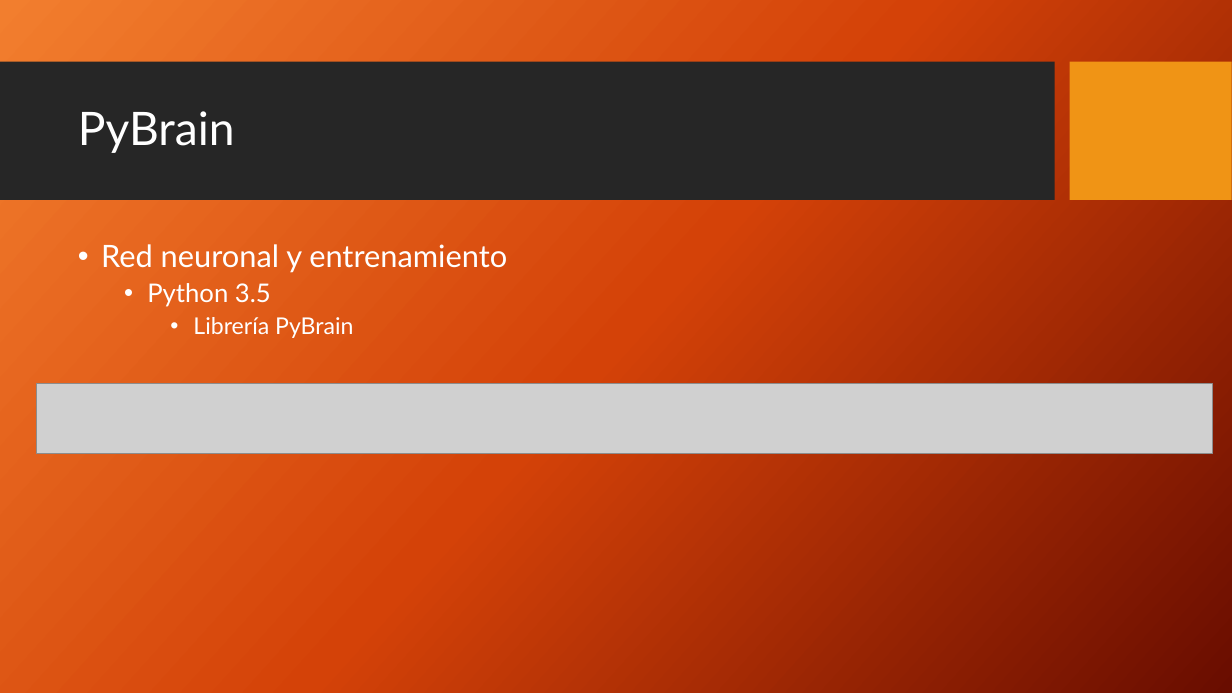
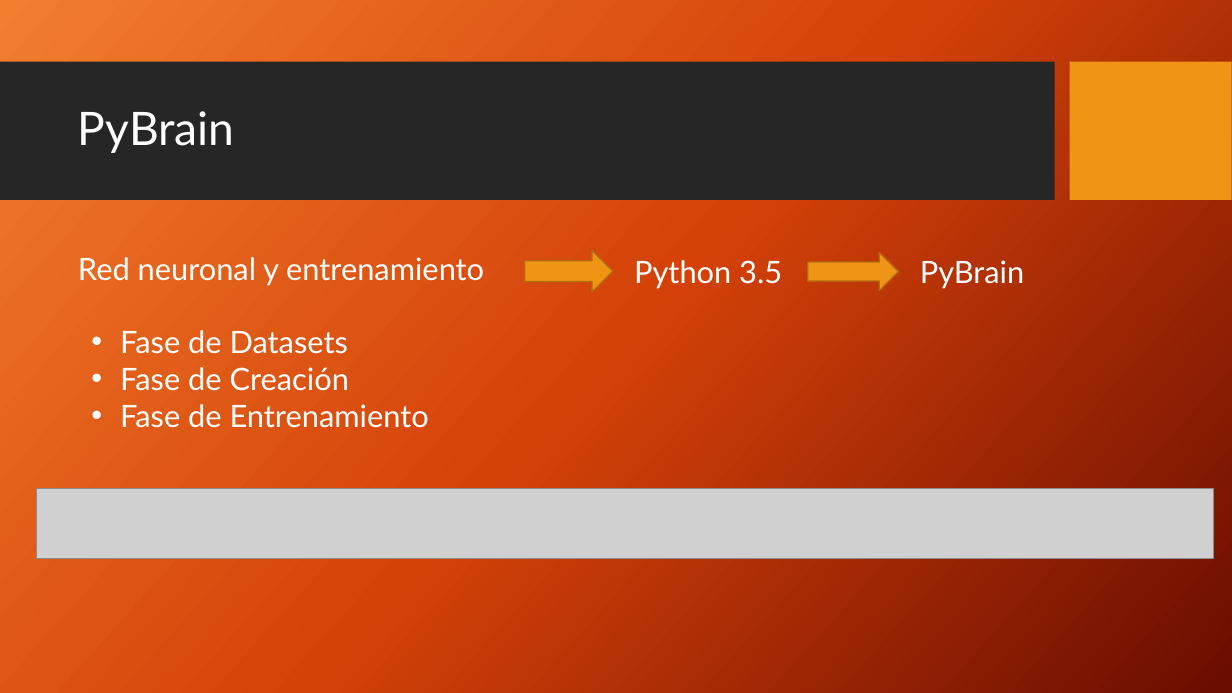
Before and after one commit to etsiiull/medicalpybrain, a slide deck: slide 9 of Informes/[Presentación]Detección de cáncer mediante redes neuronales artificiales.pptx (slide 7 before the commit). Drawn at 1232x693 pixels with LibreOffice and Linux fonts; fonts in the diff are those of the drawing; grey boxes stand for pictures; background and template pictures are left out. Boxes give left, top, right and bottom in pixels: in the first picture for what was removed or moved away, otherwise in the second. Text is boxed around its words. In the diff, an @@ line names an element or a change of style, - is before the commit and + after.

Commit message:
Presentation Update 1.0

```diff
--- a/Informes/[Presentación]Detección de cáncer mediante redes neuronales artificiales.pptx
+++ b/Informes/[Presentación]Detección de cáncer mediante redes neuronales artificiales.pptx
@@ text "Red neuronal y entrenamiento": place and size @@
-text "Red neuronal y entrenamiento" at bbox=[101, 244, 507, 338]
+text "Red neuronal y entrenamiento" at bbox=[78, 257, 484, 286]
@@ text "Red neuronal y entrenamiento" at bbox=[78, 257, 484, 286]: bullet • to none @@
@@ right arrow added at bbox=[525, 250, 613, 292], fill #F09415, outline #B26D10 1 pt @@
@@ text added at bbox=[634, 260, 782, 289], 24 pt, text #FFFFFF @@
+Python 3.5
@@ right arrow added at bbox=[808, 252, 898, 290], fill #F09415, outline #B26D10 1 pt @@
@@ text added at bbox=[920, 260, 1024, 289], 24 pt, text #FFFFFF @@
+PyBrain
@@ text at bbox=[147, 283, 353, 338]: paragraphs removed @@
-  • Python 3.5
-    • Librería PyBrain
@@ text added at bbox=[120, 330, 429, 428], 24 pt, text #FFFFFF @@
+• Fase de Datasets
+• Fase de Creación
+• Fase de Entrenamiento
@@ picture: place and size @@
-picture at bbox=[36, 384, 1213, 453]
+picture at bbox=[37, 489, 1214, 558]
```
Also in this commit, not shown: 11 other slides changed, 7 slides added, 1 slide removed.
